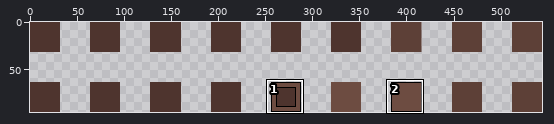
Two versions of one pixel-art file, TinyRPG/Assets/Art/TilePalettes/Custom.aseprite. The first picture is a wide view before the edit; the outline marks the close-up.
Close-up. First the earlier version:
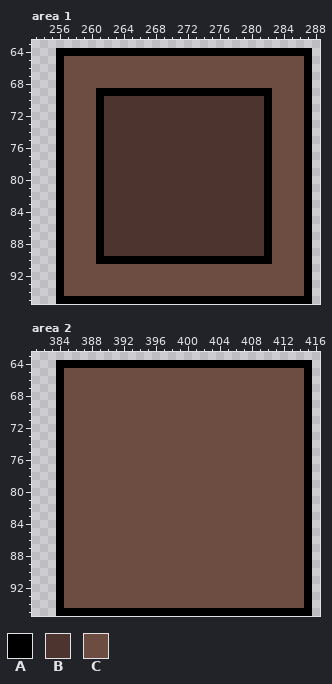
544x96 pixels, 1 frame. Shown: area 1: x 253..288, y 63..95; area 2: x 381..416, y 63..95. The commit also changed other parts of the picture, which this record leaves out.
Palette (. is transparent): A #000000  B #4e342e  C #6d4c41
The same view after the edit:
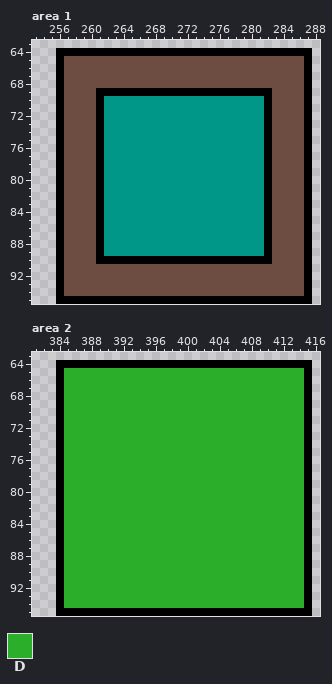
Colours new in this view: D #2baf2b
Edits made:
@@ palette @@
-B #4e342e
+B #009688
--- area 2, layer "Layer 2"
@@ x 381..416 @@
 64 ...AAAAAAAAAAAAAAAAAAAAAAAAAAAAAAAA.
-65 ...ACCCCCCCCCCCCCCCCCCCCCCCCCCCCCCA.
-66 ...ACCCCCCCCCCCCCCCCCCCCCCCCCCCCCCA.
-67 ...ACCCCCCCCCCCCCCCCCCCCCCCCCCCCCCA.
-68 ...ACCCCCCCCCCCCCCCCCCCCCCCCCCCCCCA.
-69 ...ACCCCCCCCCCCCCCCCCCCCCCCCCCCCCCA.
-70 ...ACCCCCCCCCCCCCCCCCCCCCCCCCCCCCCA.
-71 ...ACCCCCCCCCCCCCCCCCCCCCCCCCCCCCCA.
-72 ...ACCCCCCCCCCCCCCCCCCCCCCCCCCCCCCA.
-73 ...ACCCCCCCCCCCCCCCCCCCCCCCCCCCCCCA.
-74 ...ACCCCCCCCCCCCCCCCCCCCCCCCCCCCCCA.
-75 ...ACCCCCCCCCCCCCCCCCCCCCCCCCCCCCCA.
-76 ...ACCCCCCCCCCCCCCCCCCCCCCCCCCCCCCA.
-77 ...ACCCCCCCCCCCCCCCCCCCCCCCCCCCCCCA.
-78 ...ACCCCCCCCCCCCCCCCCCCCCCCCCCCCCCA.
-79 ...ACCCCCCCCCCCCCCCCCCCCCCCCCCCCCCA.
-80 ...ACCCCCCCCCCCCCCCCCCCCCCCCCCCCCCA.
-81 ...ACCCCCCCCCCCCCCCCCCCCCCCCCCCCCCA.
-82 ...ACCCCCCCCCCCCCCCCCCCCCCCCCCCCCCA.
-83 ...ACCCCCCCCCCCCCCCCCCCCCCCCCCCCCCA.
-84 ...ACCCCCCCCCCCCCCCCCCCCCCCCCCCCCCA.
-85 ...ACCCCCCCCCCCCCCCCCCCCCCCCCCCCCCA.
-86 ...ACCCCCCCCCCCCCCCCCCCCCCCCCCCCCCA.
-87 ...ACCCCCCCCCCCCCCCCCCCCCCCCCCCCCCA.
-88 ...ACCCCCCCCCCCCCCCCCCCCCCCCCCCCCCA.
-89 ...ACCCCCCCCCCCCCCCCCCCCCCCCCCCCCCA.
-90 ...ACCCCCCCCCCCCCCCCCCCCCCCCCCCCCCA.
-91 ...ACCCCCCCCCCCCCCCCCCCCCCCCCCCCCCA.
-92 ...ACCCCCCCCCCCCCCCCCCCCCCCCCCCCCCA.
-93 ...ACCCCCCCCCCCCCCCCCCCCCCCCCCCCCCA.
-94 ...ACCCCCCCCCCCCCCCCCCCCCCCCCCCCCCA.
+65 ...ADDDDDDDDDDDDDDDDDDDDDDDDDDDDDDA.
+66 ...ADDDDDDDDDDDDDDDDDDDDDDDDDDDDDDA.
+67 ...ADDDDDDDDDDDDDDDDDDDDDDDDDDDDDDA.
+68 ...ADDDDDDDDDDDDDDDDDDDDDDDDDDDDDDA.
+69 ...ADDDDDDDDDDDDDDDDDDDDDDDDDDDDDDA.
+70 ...ADDDDDDDDDDDDDDDDDDDDDDDDDDDDDDA.
+71 ...ADDDDDDDDDDDDDDDDDDDDDDDDDDDDDDA.
+72 ...ADDDDDDDDDDDDDDDDDDDDDDDDDDDDDDA.
+73 ...ADDDDDDDDDDDDDDDDDDDDDDDDDDDDDDA.
+74 ...ADDDDDDDDDDDDDDDDDDDDDDDDDDDDDDA.
+75 ...ADDDDDDDDDDDDDDDDDDDDDDDDDDDDDDA.
+76 ...ADDDDDDDDDDDDDDDDDDDDDDDDDDDDDDA.
+77 ...ADDDDDDDDDDDDDDDDDDDDDDDDDDDDDDA.
+78 ...ADDDDDDDDDDDDDDDDDDDDDDDDDDDDDDA.
+79 ...ADDDDDDDDDDDDDDDDDDDDDDDDDDDDDDA.
+80 ...ADDDDDDDDDDDDDDDDDDDDDDDDDDDDDDA.
+81 ...ADDDDDDDDDDDDDDDDDDDDDDDDDDDDDDA.
+82 ...ADDDDDDDDDDDDDDDDDDDDDDDDDDDDDDA.
+83 ...ADDDDDDDDDDDDDDDDDDDDDDDDDDDDDDA.
+84 ...ADDDDDDDDDDDDDDDDDDDDDDDDDDDDDDA.
+85 ...ADDDDDDDDDDDDDDDDDDDDDDDDDDDDDDA.
+86 ...ADDDDDDDDDDDDDDDDDDDDDDDDDDDDDDA.
+87 ...ADDDDDDDDDDDDDDDDDDDDDDDDDDDDDDA.
+88 ...ADDDDDDDDDDDDDDDDDDDDDDDDDDDDDDA.
+89 ...ADDDDDDDDDDDDDDDDDDDDDDDDDDDDDDA.
+90 ...ADDDDDDDDDDDDDDDDDDDDDDDDDDDDDDA.
+91 ...ADDDDDDDDDDDDDDDDDDDDDDDDDDDDDDA.
+92 ...ADDDDDDDDDDDDDDDDDDDDDDDDDDDDDDA.
+93 ...ADDDDDDDDDDDDDDDDDDDDDDDDDDDDDDA.
+94 ...ADDDDDDDDDDDDDDDDDDDDDDDDDDDDDDA.
 95 ...AAAAAAAAAAAAAAAAAAAAAAAAAAAAAAAA.
